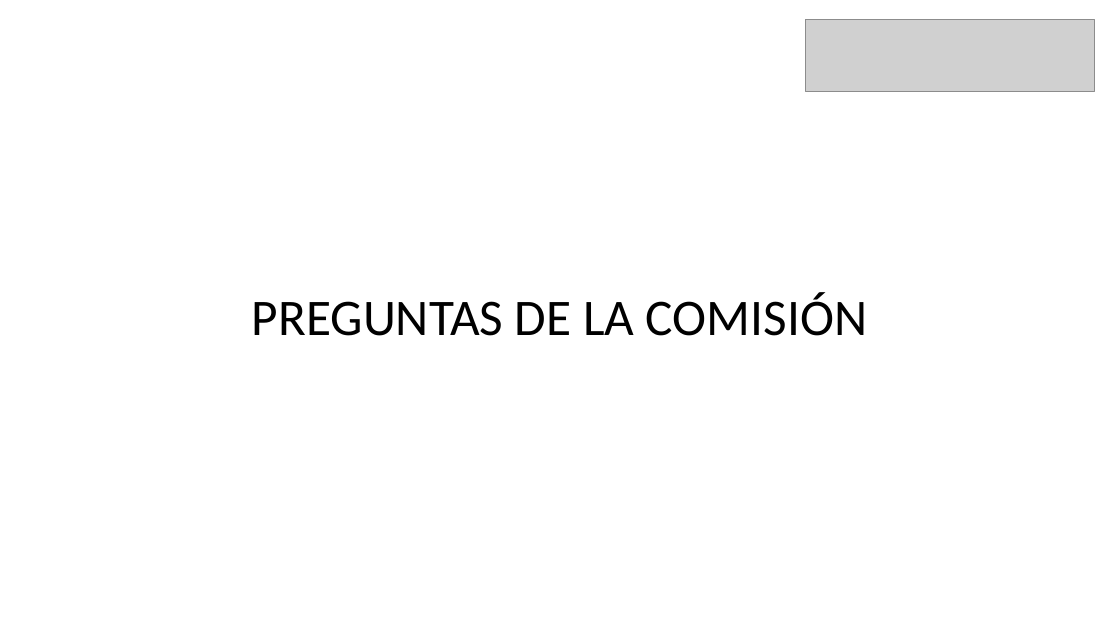
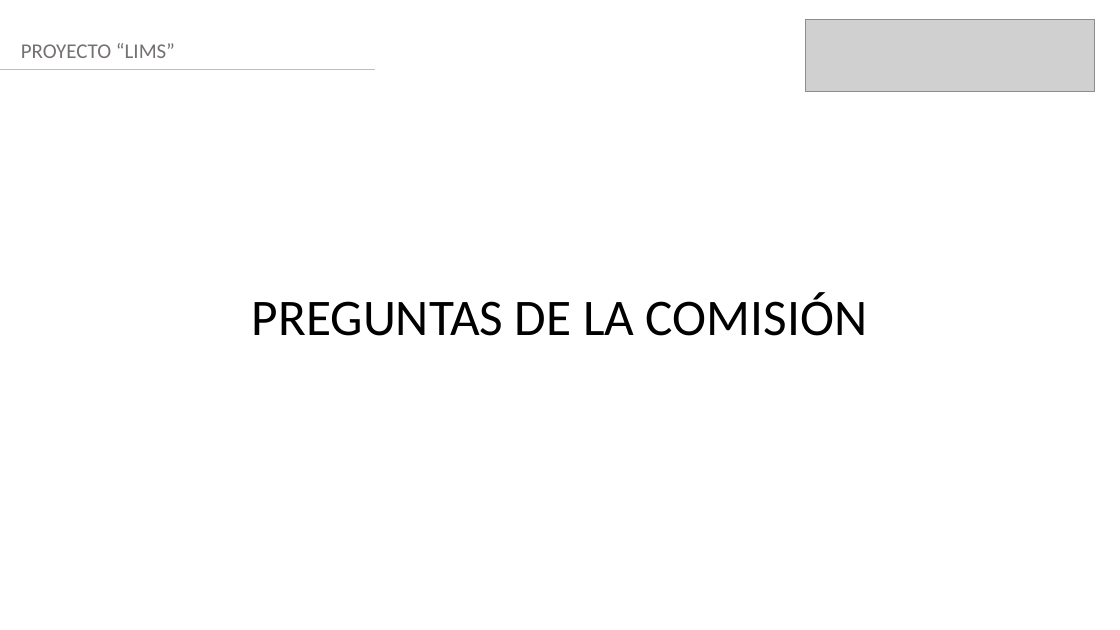
Before and after one commit to NicolasCardenas1/ConectaGo, a slide deck: slide 17 of Fase 3/Evidencias grupales/Presentación Final del proyecto (Español).pptx (slide 16 before the commit). Drawn at 1120x630 pixels with LibreOffice and Linux fonts; fonts in the diff are those of the drawing; grey boxes stand for pictures. Boxes give left, top, right and bottom in pixels: in the first picture for what was removed or moved away, otherwise in the second. Text is boxed around its words. In the diff, an @@ line names an element or a change of style, - is before the commit and + after.

```diff
--- a/Fase 3/Evidencias grupales/Presentación Final del proyecto (Español).pptx
+++ b/Fase 3/Evidencias grupales/Presentación Final del proyecto (Español).pptx
@@ text added at [21,43,175,58], 18 pt, text #767171 @@
+PROYECTO “LIMS”
@@ line added from (0, 70) to (376, 70), #ABC0E4 1.25 pt @@
```
Also in this commit, not shown: 5 other slides changed, 1 slide added, 1 other file.
